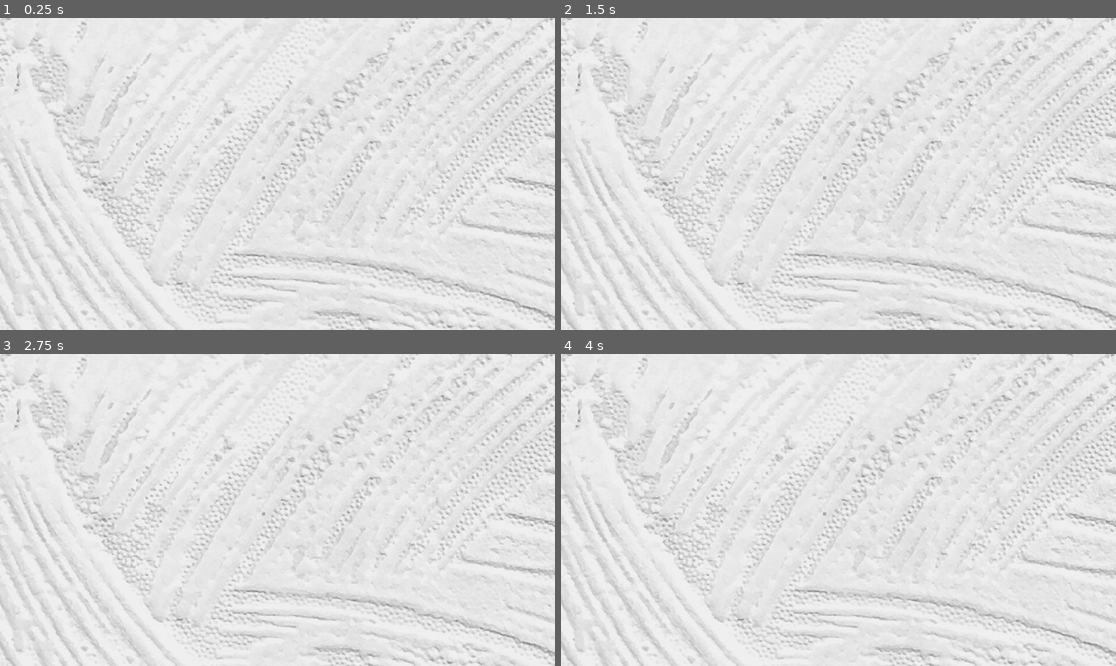
Above: before the commit, frames 1-4 (two rows, left to right).
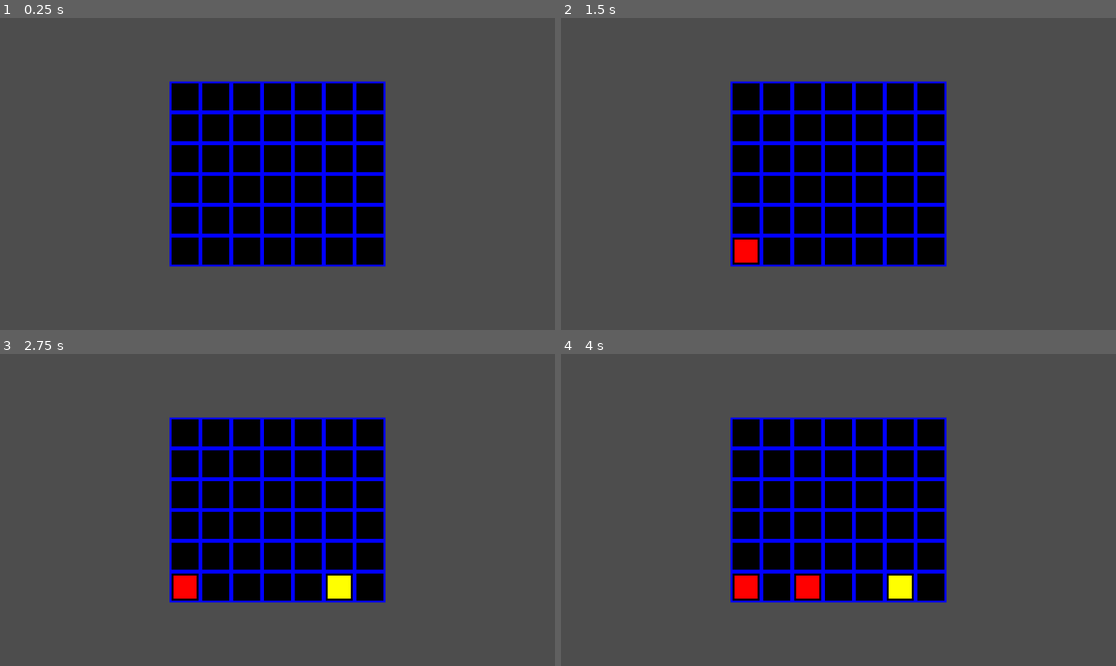
Above: after the commit, the same moments.

Repository: felixzamarra/connect4_godot
Game: Godot game, scene res://MainScene.tscn
The game is run twice, just before and just after one commit, with the same random seed, the same clock (stepped at 60 frames per second) and the same inputs. Before the commit the project has no main scene; this scene is started directly in both runs.
Inputs (mouse positions are in pixels of both pictures, inside the frame that each line leads up to):
- Up to frame 1 (0.25 s): no input
- Up to frame 2 (1.5 s): tap Enter at 0.5 s; move the mouse to (960, 158) at 0.52 s; click (960, 158) at 0.67 s; tap Space at 1.25 s; move the mouse to (727, 189) at 1.27 s; click (727, 189) at 1.42 s
- Up to frame 3 (2.75 s): tap Enter at 2 s; move the mouse to (333, 441) at 2.02 s; click (333, 441) at 2.17 s
- Up to frame 4 (4 s): tap Space at 2.75 s; move the mouse to (810, 572) at 2.77 s; click (810, 572) at 2.92 s; tap Enter at 3.5 s; move the mouse to (1005, 556) at 3.52 s; click (1005, 556) at 3.67 s

The runs differ from the first frame. In frame 1, 100% of the frame differs, in the area x 0-100%, y 0-100%; in frame 2, 100%; in frame 3, 100%; in frame 4, 100%.

Commit message:
Juego simple

Diff:
--- a/MainScene.tscn
+++ b/MainScene.tscn
@@ -1,23 +1,6 @@
-[gd_scene load_steps=3 format=3 uid="uid://bpgydksdc7c0"]
+[gd_scene load_steps=2 format=3 uid="uid://bpgydksdc7c0"]
 
 [ext_resource type="Script" uid="uid://bbeqlfmb3fwf8" path="res://main_scene.gd" id="1_x4av3"]
-[ext_resource type="Texture2D" uid="uid://sm30vqcmxp03" path="res://assets/pexels-hngstrm-1939485.jpg" id="2_x4av3"]
 
 [node name="Node2D" type="Node2D"]
-position = Vector2(19, 19)
 script = ExtResource("1_x4av3")
-metadata/_edit_group_ = true
-
-[node name="Board" type="ColorRect" parent="."]
-offset_right = 40.0
-offset_bottom = 40.0
-
-[node name="TextureRect" type="TextureRect" parent="."]
-anchors_preset = 15
-anchor_right = 1.0
-anchor_bottom = 1.0
-grow_horizontal = 2
-grow_vertical = 2
-texture = ExtResource("2_x4av3")
-stretch_mode = 3
-metadata/_edit_use_anchors_ = true
--- a/main_scene.gd
+++ b/main_scene.gd
@@ -0,0 +1,168 @@
+extends Node2D
+
+# Constantes para el tablero
+const ROWS = 6
+const COLS = 7
+const CELL_SIZE = 64
+
+var board = []  # Tablero 2D: 0=vacío, 1=jugador1, 2=jugador2
+var current_player = 1
+var game_over = false
+
+func _ready():
+	# Inicializar tablero
+	initialize_board()
+
+	# Crear tablero visualmente
+	create_board()
+
+	# Centrar tablero en pantalla
+	center_board()
+
+func initialize_board():
+	board = []
+	for y in range(ROWS):
+		board.append([])
+		for x in range(COLS):
+			board[y].append(0)
+
+func create_board():
+	# Fondo del tablero (rectángulo azul)
+	var background = ColorRect.new()
+	background.color = Color.BLUE
+	background.size = Vector2(COLS * CELL_SIZE, ROWS * CELL_SIZE)
+	background.name = "Background"
+	add_child(background)
+
+	# Crear celdas (huecos para fichas)
+	for y in range(ROWS):
+		for x in range(COLS):
+			var cell = Sprite2D.new()
+
+			# Crear textura simple para el hueco
+			var image = Image.create(CELL_SIZE - 8, CELL_SIZE - 8, false, Image.FORMAT_RGBA8)
+			image.fill(Color.BLACK)
+
+			var texture = ImageTexture.create_from_image(image)
+			cell.texture = texture
+			cell.position = Vector2(x * CELL_SIZE + CELL_SIZE/2, y * CELL_SIZE + CELL_SIZE/2)
+			cell.name = "cell_%d_%d" % [x, y]
+			add_child(cell)
+
+func center_board():
+	# Calcular tamaño total del tablero
+	var board_width = COLS * CELL_SIZE
+	var board_height = ROWS * CELL_SIZE
+
+	# Obtener tamaño de pantalla
+	var screen_size = get_viewport().get_visible_rect().size
+
+	# Calcular posición para centrar
+	var board_x = (screen_size.x - board_width) / 2
+	var board_y = (screen_size.y - board_height) / 2
+
+	# Mover todos los hijos (el tablero) a la posición centrada
+	for child in get_children():
+		child.position += Vector2(board_x, board_y)
+
+func _input(event):
+	if game_over:
+		return
+
+	if event is InputEventMouseButton and event.pressed:
+		if event.button_index == MOUSE_BUTTON_LEFT:
+			# Convertir posición del mouse a columna
+			var mouse_pos = get_global_mouse_position()
+			var col = int((mouse_pos.x - ((get_viewport().size.x - COLS * CELL_SIZE) / 2)) / CELL_SIZE)
+
+			# Validar columna
+			if col >= 0 and col < COLS:
+				drop_piece(col)
+
+func drop_piece(col):
+	# Encontrar la fila más baja disponible en la columna
+	for row in range(ROWS-1, -1, -1):
+		if board[row][col] == 0:
+			# Colocar ficha
+			board[row][col] = current_player
+
+			# Crear ficha visual
+			create_piece(col, row)
+
+			# Verificar si hay ganador
+			if check_win(row, col):
+				game_over = true
+				print("¡Jugador ", current_player, " gana!")
+				return
+
+			# Cambiar jugador
+			current_player = 2 if current_player == 1 else 1
+			return
+
+	print("Columna llena!")
+
+func create_piece(col, row):
+	var piece = Sprite2D.new()
+
+	# Crear textura para la ficha
+	var image = Image.create(CELL_SIZE - 16, CELL_SIZE - 16, false, Image.FORMAT_RGBA8)
+
+	# Asignar color según jugador
+	if current_player == 1:
+		image.fill(Color.RED)  # Ficha roja
+	else:
+		image.fill(Color.YELLOW)  # Ficha amarilla
+
+	var texture = ImageTexture.create_from_image(image)
+	piece.texture = texture
+
+	# Posicionar ficha
+	var board_x = (get_viewport().size.x - COLS * CELL_SIZE) / 2
+	var board_y = (get_viewport().size.y - ROWS * CELL_SIZE) / 2
+
+	piece.position = Vector2(
+		board_x + col * CELL_SIZE + CELL_SIZE/2,
+		board_y + row * CELL_SIZE + CELL_SIZE/2
+	)
+
+	add_child(piece)
+
+func check_win(row, col):
+	var directions = [
+		Vector2(1, 0),   # Horizontal
+		Vector2(0, 1),   # Vertical
+		Vector2(1, 1),   # Diagonal \
+		Vector2(1, -1)   # Diagonal /
+	]
+
+	for dir in directions:
+		var count = 1  # La ficha recién colocada
+
+		# Contar en una dirección
+		for i in range(1, 4):
+			var new_row = row + dir.y * i
+			var new_col = col + dir.x * i
+
+			if (new_row >= 0 and new_row < ROWS and
+				new_col >= 0 and new_col < COLS and
+				board[new_row][new_col] == current_player):
+				count += 1
+			else:
+				break
+
+		# Contar en la dirección opuesta
+		for i in range(1, 4):
+			var new_row = row - dir.y * i
+			var new_col = col - dir.x * i
+
+			if (new_row >= 0 and new_row < ROWS and
+				new_col >= 0 and new_col < COLS and
+				board[new_row][new_col] == current_player):
+				count += 1
+			else:
+				break
+
+		if count >= 4:
+			return true
+
+	return false
--- a/project.godot
+++ b/project.godot
@@ -11,6 +11,7 @@
 [application]
 
 config/name="Connect4"
+run/main_scene="uid://bpgydksdc7c0"
 config/features=PackedStringArray("4.5", "GL Compatibility")
 config/icon="res://icon.svg"
 
Binary file added: assets/pexels-pixabay-235985.jpg
Not shown, added: assets/pexels-pixabay-235985.jpg.import
